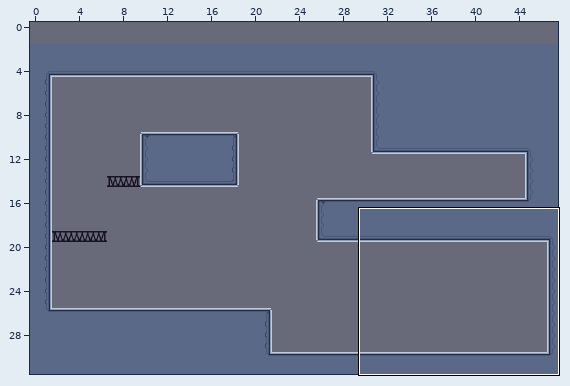
LDtk project: The game is liar/Assets/Ldtk/Test.ldtk. The picture above shows the old version from afar; the outline marks the close-up.
Close-up. Before the commit:
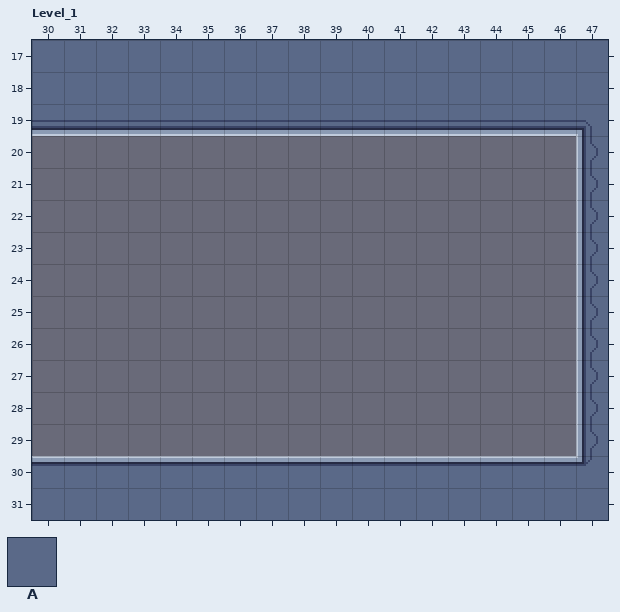
Cells are 16x16 px. Shown: Level_1 x 30..47, y 17..31. The commit also changed other parts of the map, which this record leaves out. The old version is drawn lined up with the new one.
Key: from "Ground": A 1 "Ground".
_ is an empty cell.
Objects are placed by their top-left corner, in cells (3,4 is the top-left corner of cell 3,4); size is 1x1 cell unless given.
Layer "Ground" before, first column x 30:
17 AAAAAAAAAAAAAAAAAA
18 AAAAAAAAAAAAAAAAAA
19 AAAAAAAAAAAAAAAAAA
20 _________________A
21 _________________A
22 _________________A
23 _________________A
24 _________________A
25 _________________A
26 _________________A
27 _________________A
28 _________________A
29 _________________A
30 AAAAAAAAAAAAAAAAAA
31 AAAAAAAAAAAAAAAAAA
After the commit:
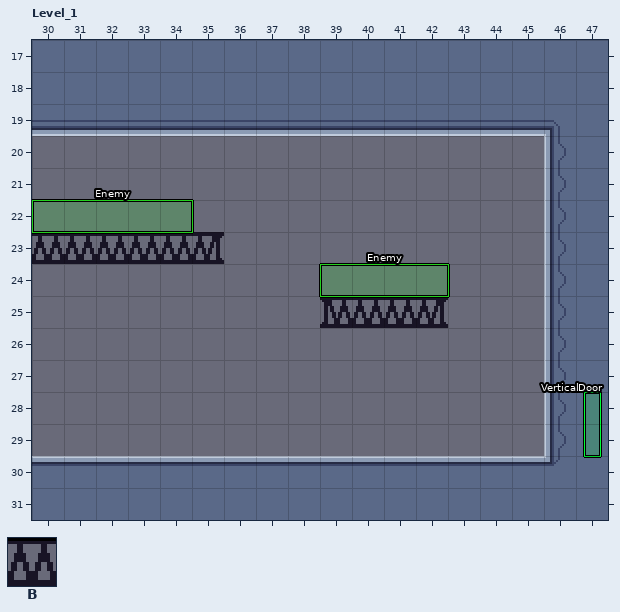
Further tiles: from "Ground": B 2 "Bridge".
The edit:
Changed rows in their new state; . is an unchanged cell.
map size 48x30 -> 48x32 cells (old content now starts at 0,2; both pictures use the new coordinates)
Layer "Ground":
first column x 30:
20 ................A
21 ................A
22 ................A
23 BBBBBB..........A
24 ................A
25 .........BBBB...A
26 ................A
27 ................A
28 ................A
29 ................A
Layer "Entities":
added: "Enemy" rectangle at 30,22 size 5x1
added: "Enemy" rectangle at 39,24 size 4x1
added: "VerticalDoor" rectangle at 47.2,28 size 0.5x2
